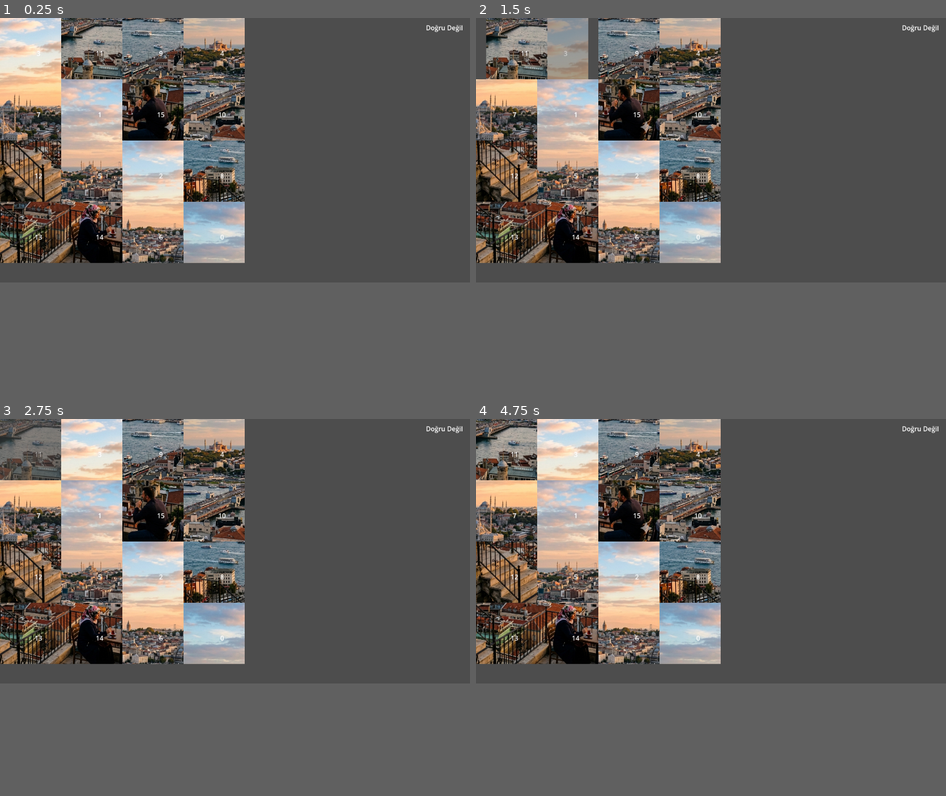
Above: before the commit, frames 1-4 (two rows, left to right).
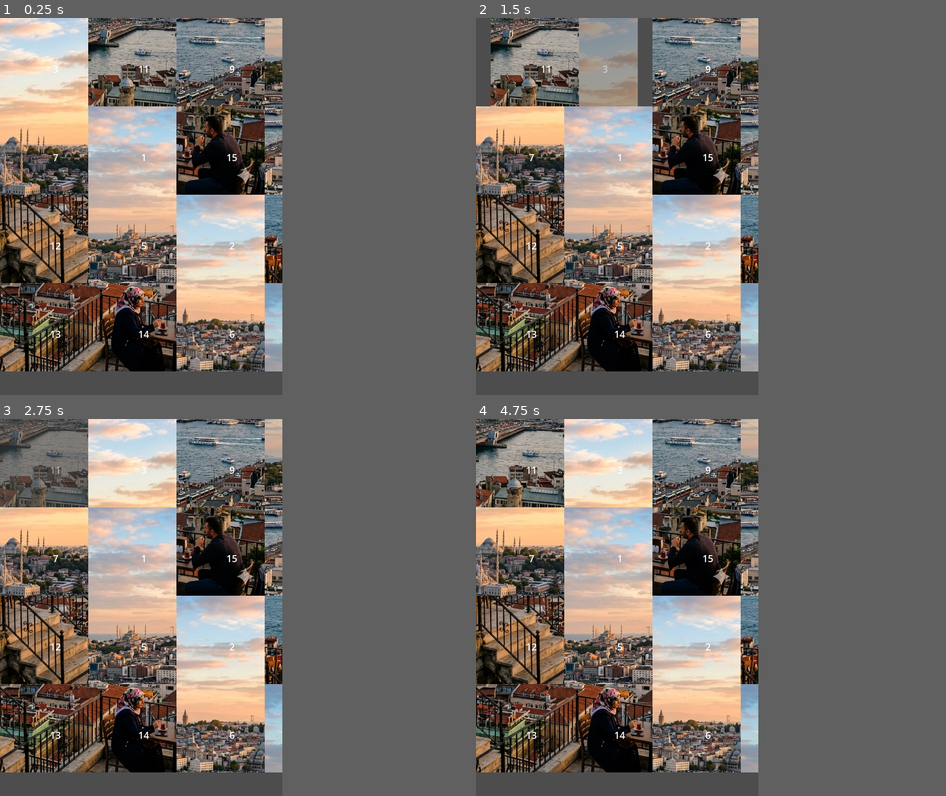
Above: after the commit, the same moments.

Repository: ogzcode/godot-image-sort-puzzle
Game: Godot game, scene res://main.tscn
Same seed, same stepped clock (60 frames per second), same inputs: the game is played once before the commit and once after it. The project has no main scene, so this scene is started directly.
Inputs:
- Up to frame 1 (0.25 s): no input
- Up to frame 2 (1.5 s): click "3" at 0.5 s; click "11" at 1.25 s
- Up to frame 3 (2.75 s): click "11" at 2 s
- Up to frame 4 (4.75 s): click "9" at 2.75 s; click "9" at 3.5 s; click "11" at 4.25 s
In our replay, the window is 799x449 before the commit and 480x640 after it. These sizes can differ from the game's own. Grey fills any space a smaller window leaves; there, only what the larger window draws over its background counts as a difference.

The runs differ from the first frame. In frame 1, 50% of the frame differs, in the area x 0-99%, y 0-94%; in frame 2, 49%; in frame 3, 50%; in frame 4, 50%.

Commit message:
feat: add display configuration for viewport size and stretch mode

Diff:
--- a/project.godot
+++ b/project.godot
@@ -14,6 +14,13 @@
 config/features=PackedStringArray("4.5", "Mobile")
 config/icon="res://icon.svg"
 
+[display]
+
+window/size/viewport_width=480
+window/size/viewport_height=640
+window/stretch/mode="canvas_items"
+window/stretch/aspect="expand"
+
 [rendering]
 
 renderer/rendering_method="mobile"
